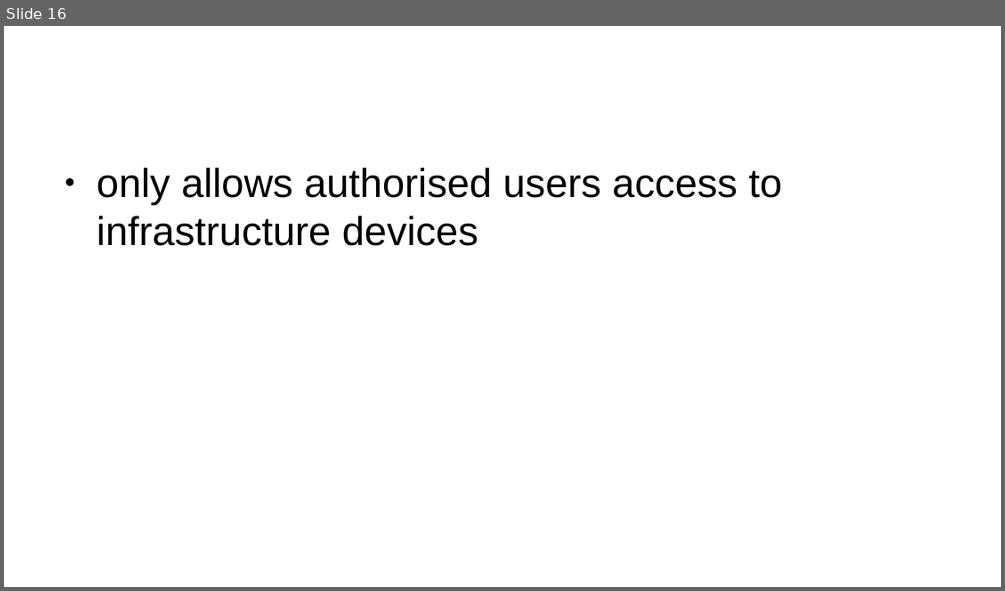
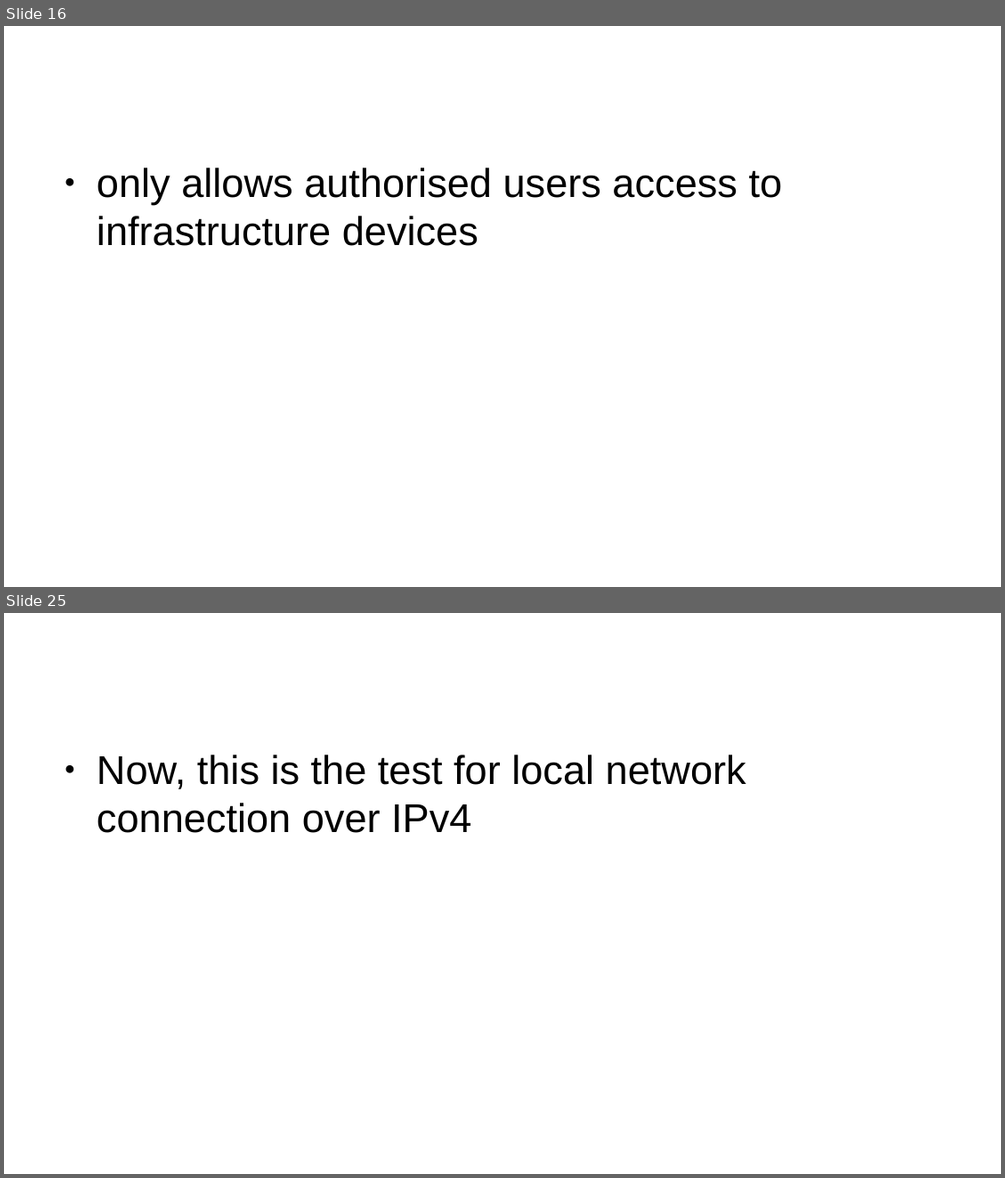
Before and after one commit to Advanced-Diploma-of-IT-Tel-Network-Eng/Assessments, a slide deck: TERM1-BLOCK1/2-ICTNWK541-Configure_Verify_Troubleshoot_WAN_links-IP_services/Assessmet_Task2/Task2/PacketTracer/guide-presentation.pptx. Shown one above the other, each under a label of ours: slide 16 before the commit, slides 16 and 25 after it; the slides between them are not shown. The pictures are 1005x591 and 1005x1178 pixels, drawn with LibreOffice and Linux fonts; fonts in the diff are those of the drawing. Boxes give left, top, right and bottom in pixels: in the first picture for what was removed or moved away, otherwise in the second. Text is boxed around its words. In the diff, an @@ line names an element or a change of style, - is before the commit and + after.

```diff
--- a/TERM1-BLOCK1/2-ICTNWK541-Configure_Verify_Troubleshoot_WAN_links-IP_services/Assessmet_Task2/Task2/PacketTracer/guide-presentation.pptx
+++ b/TERM1-BLOCK1/2-ICTNWK541-Configure_Verify_Troubleshoot_WAN_links-IP_services/Assessmet_Task2/Task2/PacketTracer/guide-presentation.pptx
@@ slide 25 added at (4, 613, 1001, 1174), background #FFFFFF @@
@@ text added at (97, 755, 746, 833), 32 pt, text #000000 @@
+● Now, this is the test for local network connection over IPv4
```
Also in this commit, not shown: 2 slides changed, 16 other slides added, 16 slides removed, 2 other files.
